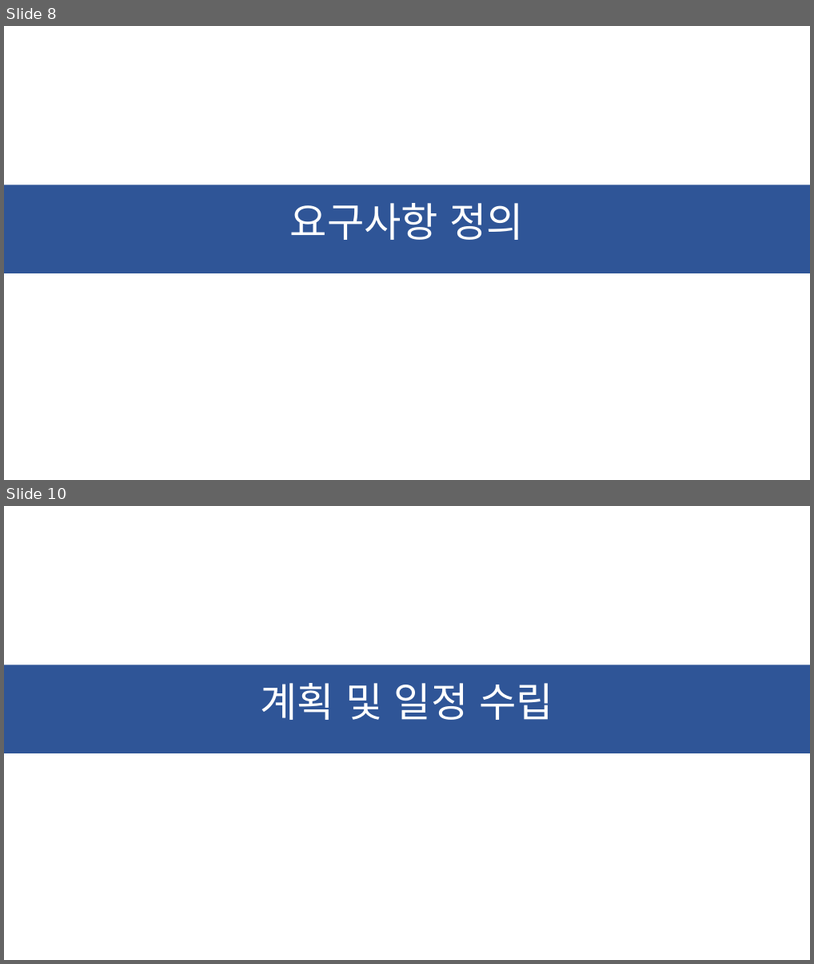
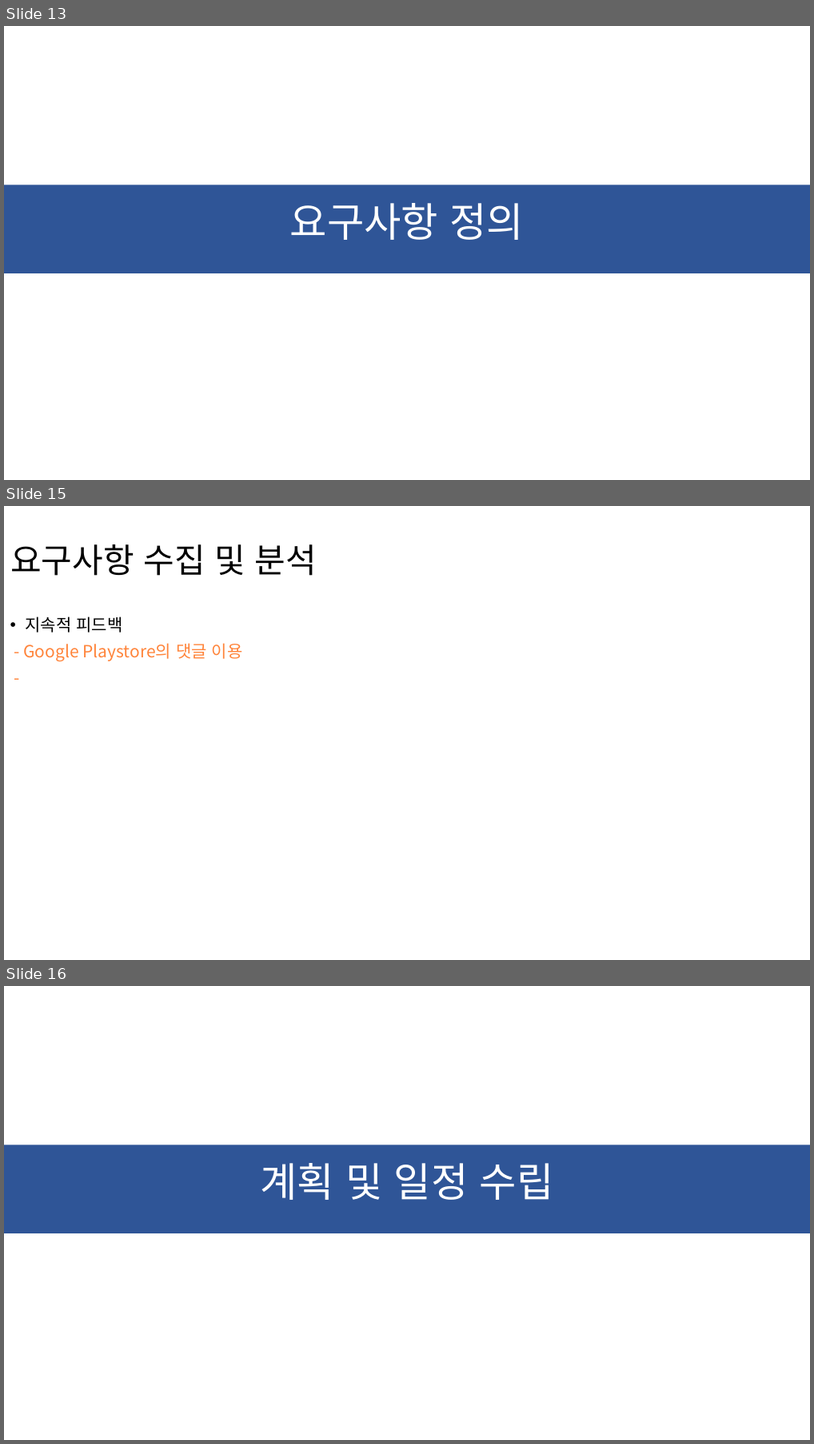
Before and after one commit to ChaeSung-Lee/DJ_InternShip, a slide deck: 2021_Summer/jp.hong/Project_BnC_jph.pptx. Shown one above the other, each under a label of ours: slides 8 and 10 before the commit, slides 13, 15 and 16 after it; the slides between them are not shown. The pictures are 814x964 and 814x1444 pixels, drawn with LibreOffice and Linux fonts; fonts in the diff are those of the drawing. Boxes give left, top, right and bottom in pixels: in the first picture for what was removed or moved away, otherwise in the second. Text is boxed around its words. In the diff, an @@ line names an element or a change of style, - is before the commit and + after.

```diff
--- a/2021_Summer/jp.hong/Project_BnC_jph.pptx
+++ b/2021_Summer/jp.hong/Project_BnC_jph.pptx
@@ slide 15 added at (4,506,810,960), background #FFFFFF @@
@@ title added at (5,518,737,606), fill #FFFFFF, outline #FFFFFF 0.75 pt, 40 pt, text #000000 @@
+요구사항 수집 및 분석
@@ text added at (23,616,243,661), 20 pt, text #FF843A @@
+• 지속적 피드백
+- Google Playstore의 댓글 이용
+-
@@ what was slide 8 is now slide 13 @@
@@ what was slide 10 is now slide 16 @@
```
Also in this commit, not shown: 2 slides changed, 7 other slides added, 2 slides removed, 2 other files.
